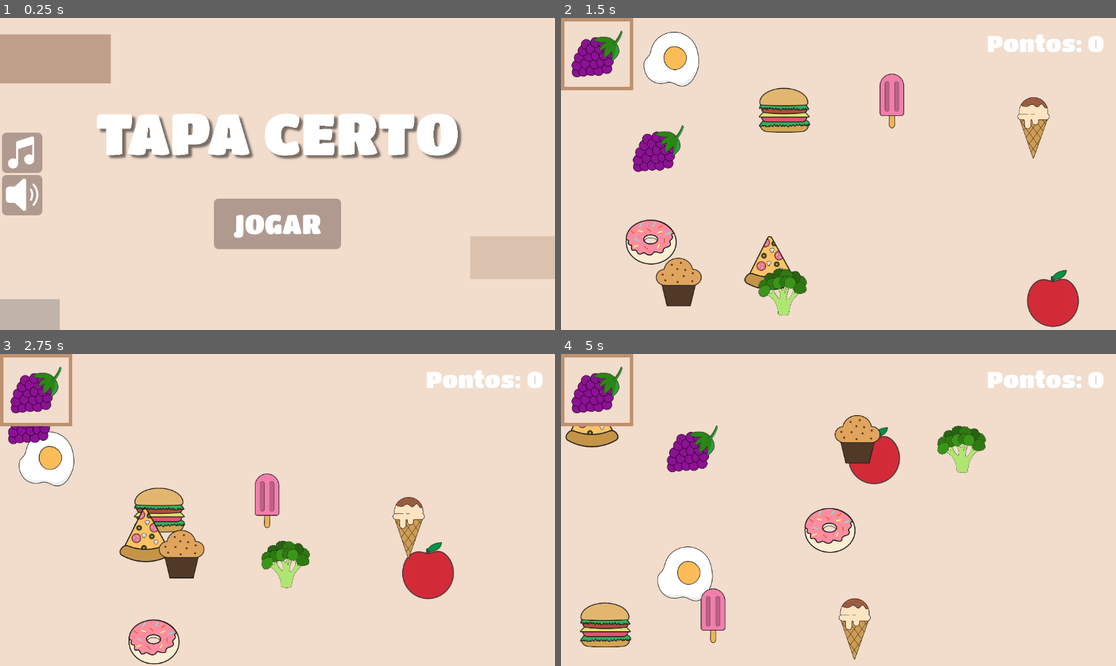
Above: before the commit, frames 1-4 (two rows, left to right).
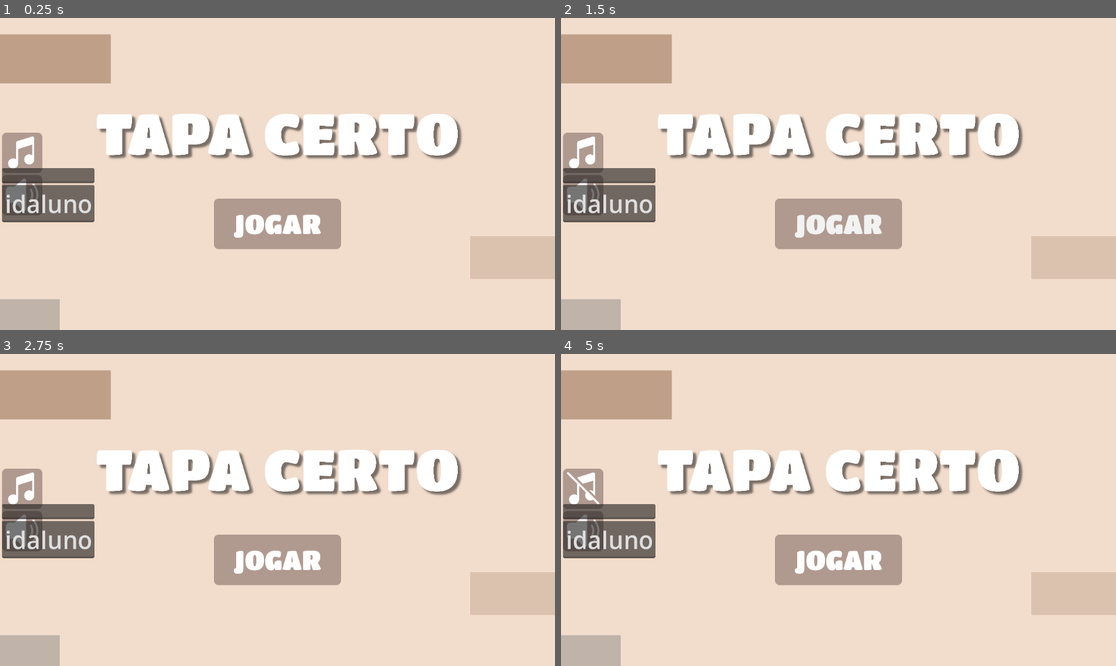
Above: after the commit, the same moments.

Repository: Frankl1sales/Course-Start-Godot
Game: Godot game, scene res://UI/tela_inicial_teste.tscn
Two runs of this game, one before a commit and one after it. Both use one fixed random seed, a clock stepped at 60 frames per second and the inputs below.
Inputs (mouse positions are in pixels of both pictures, inside the frame that each line leads up to):
- Up to frame 1 (0.25 s): no input
- Up to frame 2 (1.5 s): click "JOGAR" at 0.5 s; click (838, 223) at 1.25 s, where only the run after the commit has a clickable "JOGAR"
- Up to frame 3 (2.75 s): click (55, 394) at 2.02 s
- Up to frame 4 (5 s): click (588, 650) at 2.77 s; click (1071, 594) at 3.52 s; click (583, 488) at 4.27 s

The runs differ from the first frame. In frame 1, 2.7% of the frame differs, in the area x 0-18%, y 48-66%; in frame 2, 29%, in the area x 0-100%, y 0-100%; in frame 3, 29%; in frame 4, 28%.

Commit message:
added features for extracting game logs - response time, match duration, student_id, professional_id, session_id

Diff:
--- a/UI/tela_inicial_teste.gd
+++ b/UI/tela_inicial_teste.gd
@@ -4,6 +4,15 @@
 var hora_da_última_apertada_de_um_botão_secreto: float = 0.0
 var sequência: Array[int] = []
 const TEMPO_MÁXIMO_ENTRE_APERTADAS_DE_BOTÕES_SECRETOS: float = 2.0
+
+# Variáveis para armazenar os IDs
+var id_profissional: int
+var id_aluno: int
+
+# Referências aos nós LineEdit
+@onready var line_edit_profissional: LineEdit = $ContainerIDs/LineEditProfissional
+@onready var line_edit_aluno: LineEdit = $ContainerIDs/LineEditAluno
+
 
 var ícone_música_normal = preload("res://assets/icons/music_note/music_note_normal.svg")
 var ícone_música_precionado = preload("res://assets/icons/music_note/music_note_pressed.svg")
@@ -113,4 +122,33 @@
 
 
 func _on_botão_jogar_pressed() -> void:
-	GameManager.iniciar_jogo(10, GameManager.PolíticasDeReposicionamento.TODOS, GameManager.VELOCIDADE_LENTA_PADRÃO)
+	print("Botão Jogar pressionado!")  # Teste para ver se a função é chamada
+
+	var id_profissional_text = $ContainerIDs/LineEditProfissional.text.strip_edges()
+	var id_aluno_text = $ContainerIDs/LineEditAluno.text.strip_edges()
+
+	print("Profissional:", id_profissional_text, "Aluno:", id_aluno_text)
+
+	var regex = RegEx.new()
+	regex.compile("^[0-9]{4}$")
+
+	if not regex.search(id_profissional_text):
+		print("Erro: O ID do profissional deve ter exatamente 4 dígitos numéricos.")
+		return
+
+	if not regex.search(id_aluno_text):
+		print("Erro: O ID do aluno deve ter exatamente 4 dígitos numéricos.")
+		return
+
+	id_profissional = int(id_profissional_text)
+	id_aluno = int(id_aluno_text)
+
+	var id_profissional_string = str(id_profissional)
+	var id_aluno_string = str(id_aluno)
+
+
+	print("ID do Profissional:", id_profissional)
+	print("ID do Aluno:", id_aluno)
+	print("Iniciando jogo...")
+
+	GameManager.iniciar_jogo(10, GameManager.PolíticasDeReposicionamento.TODOS, GameManager.VELOCIDADE_LENTA_PADRÃO, id_profissional_string,id_aluno_string)
--- a/UI/tela_inicial_teste.tscn
+++ b/UI/tela_inicial_teste.tscn
@@ -179,6 +179,31 @@
 theme_override_icons/icon = ExtResource("5_i0eoa")
 expand_icon = true
 
+[node name="ContainerIDs" type="VBoxContainer" parent="."]
+z_index = 2
+custom_minimum_size = Vector2(10, 10)
+layout_mode = 2
+offset_left = 4.0
+offset_top = 312.0
+offset_right = 196.0
+offset_bottom = 424.0
+theme = ExtResource("2_areup")
+alignment = 1
+
+[node name="LineEditProfissional" type="LineEdit" parent="ContainerIDs"]
+layout_mode = 2
+
+[node name="LineEditAluno" type="LineEdit" parent="ContainerIDs"]
+light_mask = 9
+visibility_layer = 5
+z_index = 1
+z_as_relative = false
+layout_mode = 2
+localize_numeral_system = false
+theme_override_font_sizes/font_size = 50
+text = "idaluno"
+alignment = 2
+
 [connection signal="pressed" from="BotãoJogar" to="." method="_on_botão_jogar_pressed"]
 [connection signal="pressed" from="BotãoSecreto1" to="." method="_on_botão_secreto_1_pressed"]
 [connection signal="pressed" from="BotãoSecreto2" to="." method="_on_botão_secreto_2_pressed"]
--- a/scenes/game_manager/game_manager.gd
+++ b/scenes/game_manager/game_manager.gd
@@ -33,20 +33,45 @@
 var velocidade: float = -1.0
 var alvos_no_jogo: Array = []
 var política_de_reposicionamento: int
-
-
 var alvo_atual: int
 var pontos = 0
 
+# Variáveis para o log
+var log_data: Array = []  # Armazena os dados do log
+var id_sessão: String = ""  # ID único para a sessão
+var data_sessão: String = ""  # Data da sessão
+var duração_sessão: float = 0.0  # Duração da sessão em segundos
+var profissional_responsável: String = "Profissional Padrão"  # Nome do profissional responsável
+var nome_jogo: String = "Tapa Certo"  # Nome do jogo
+var id_profissional: String = "ID_Padrão_Profissional"
+var id_aluno: String = "ID_Padrão_Aluno"
 
 # Called when the node enters the scene tree for the first time.
 func _ready() -> void:
-	pass # Replace with function body.
+	# Gerar ID único e data da sessão
+	id_sessão = gerar_id_único()
+	data_sessão = obter_data_hora_atual()
+	print("ID da Sessão: ", id_sessão)
+	print("Data da Sessão: ", data_sessão)
 
+# Chamado a cada frame
+func _process(delta: float) -> void:
+	# Atualizar a duração da sessão
+	duração_sessão += delta
 
-# Called every frame. 'delta' is the elapsed time since the previous frame.
-func _process(_delta: float) -> void:
-	pass
+	# Detectar se a tecla "ESC" foi pressionada para sair do jogo
+	if Input.is_key_pressed(KEY_ESCAPE):
+		sair_do_jogo()
+
+# Função para gerar um ID único para a sessão
+func gerar_id_único() -> String:
+	var uuid = str(randi()) + str(Time.get_ticks_msec())  # Combina um número aleatório com o tempo atual em milissegundos
+	return uuid
+
+# Função para obter a data e hora atuais
+func obter_data_hora_atual() -> String:
+	var data_hora = Time.get_datetime_string_from_system()  # Formato: "YYYY-MM-DDTHH:MM:SS"
+	return data_hora
 
 
 func iniciar_múscia() -> void:
@@ -57,31 +82,103 @@
 	$"MúsicaDeFundo".stop()
 
 
-func iniciar_jogo(número_de_alvos: int, política_de_reposicionamento_do_jogo: int, velocidade_dos_alvos: int = -1) -> void:
+func iniciar_jogo(número_de_alvos: int, política_de_reposicionamento_do_jogo: int, velocidade_dos_alvos: int = -1, id_prof: String = "", id_aln: String = "") -> void:
 	alvos_no_jogo = Alvos.values()
 	alvos_no_jogo.shuffle()
 	alvos_no_jogo = alvos_no_jogo.slice(0, número_de_alvos)
 
 	política_de_reposicionamento = política_de_reposicionamento_do_jogo
 	velocidade = velocidade_dos_alvos
-
 	alvo_atual = alvos_no_jogo.pick_random()
 	pontos = 0
+	# Armazena os novos IDs
+	id_profissional = id_prof
+	id_aluno = id_aln
 
 	get_tree().change_scene_to_file("res://scenes/jogo_principal/jogo_principal.tscn")
 
 
-func clique(alvo: int) ->  bool:
+
+# Função de clique para verificar acerto
+func clique(alvo: int) -> bool:
+	var tempo_resposta = Time.get_ticks_msec() / 1000.0  # Tempo de resposta em segundos
+
 	if alvo == alvo_atual:
-		GameManager.pontos += 1
-
+		pontos += 1
 		var anterior = alvo_atual
 
 		# O alvo novo sempre será diferente do anterior
 		while alvo_atual == anterior and alvos_no_jogo.size() > 1:
 			alvo_atual = alvos_no_jogo.pick_random()
 
+		# Adiciona os dados ao log
+		log_data.append([id_sessão, id_profissional, id_aluno, data_sessão, duração_sessão, nome_jogo, tempo_resposta, pontos, alvo_atual, true]) # Exemplo de log com acerto
+		salvar_logs_csv()
+
 		return true
 	else:
-		GameManager.pontos -= 1
+		pontos -= 1
+		log_data.append([id_sessão, id_profissional, id_aluno, data_sessão, duração_sessão, nome_jogo, tempo_resposta, pontos, alvo_atual, false])  # Exemplo de log com erro
+		salvar_logs_csv()
 		return false
+
+# Função para salvar os logs em um arquivo CSV
+func salvar_logs_csv() -> void:
+	var caminho = "user://game_logs.csv"  # Salva o arquivo na pasta user://
+	var file = FileAccess.open(caminho, FileAccess.READ_WRITE)
+
+	if file == null:
+		# Se o arquivo não existir, cria um novo e adiciona o cabeçalho
+		file = FileAccess.open(caminho, FileAccess.WRITE)
+		if file == null:
+			print("❌ Erro ao criar o arquivo de log!")
+			return
+
+		# Escreve o cabeçalho apenas uma vez
+		file.store_line("ID_Sessao,ID_Profissional,ID_Aluno,Data_Sessao,Duracao_Sessao,Nome_Jogo,Tempo_Resposta,Pontos,Alvo_Atual,Acerto")
+
+	# Vai para o final do arquivo
+	file.seek_end()
+
+	# Armazena os logs
+	for log_entry in log_data:
+		file.store_line("%s,%s,%s,%s,%f,%s,%f,%d,%s,%s" % [
+			log_entry[0], log_entry[1], log_entry[2], log_entry[3], log_entry[4], log_entry[5],
+			log_entry[6], log_entry[7], str(log_entry[8]), str(log_entry[9])
+		])
+
+	file.close()
+	print("✅ Logs salvos em: ", caminho)
+
+# Função para finalizar a sessão e registrar o término
+func finalizar_sessão() -> void:
+	# Adiciona uma linha indicando o término da sessão
+	var caminho = "user://game_logs.csv"
+	var file = FileAccess.open(caminho, FileAccess.READ_WRITE)
+
+	file.seek_end()  # Vai para o final do arquivo
+	file.store_line("%s,%s,%s,%s,%f,%s,%s,%d,%s,%s" % [id_sessão, id_profissional, id_aluno, data_sessão, duração_sessão, nome_jogo, "FIM DA SESSÃO", pontos, "N/A", "N/A"])
+
+	file.close()
+	print("✅ Término da sessão registrado no log.")
+
+# Função para verificar se o arquivo foi salvo
+func verificar_logs() -> void:
+	var caminho = "user://game_logs.csv"
+	if FileAccess.file_exists(caminho):
+		print("📂 Arquivo encontrado!")
+
+		var file = FileAccess.open(caminho, FileAccess.READ)
+		while not file.eof_reached():
+			print(file.get_line())  # Exibe cada linha do CSV no console
+		file.close()
+	else:
+		print("❌ Arquivo NÃO encontrado!")
+
+# Função para sair do jogo
+func sair_do_jogo() -> void:
+	# Registra o término da sessão antes de sair
+	finalizar_sessão()
+
+	print("Saindo do jogo...")  # Exibe uma mensagem de saída
+	get_tree().quit()  # Encerra o jogo
Empty file added: oi.gd
